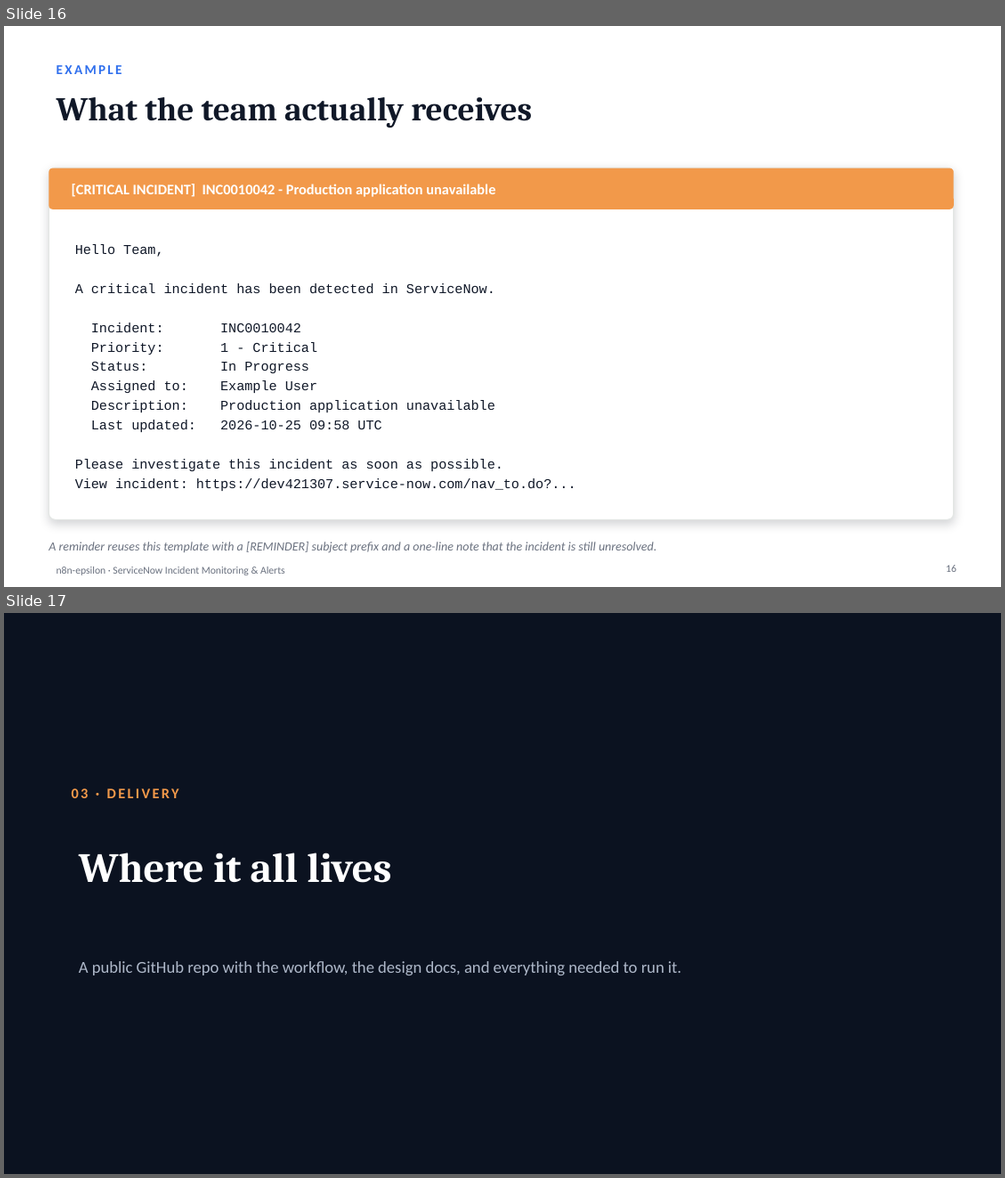
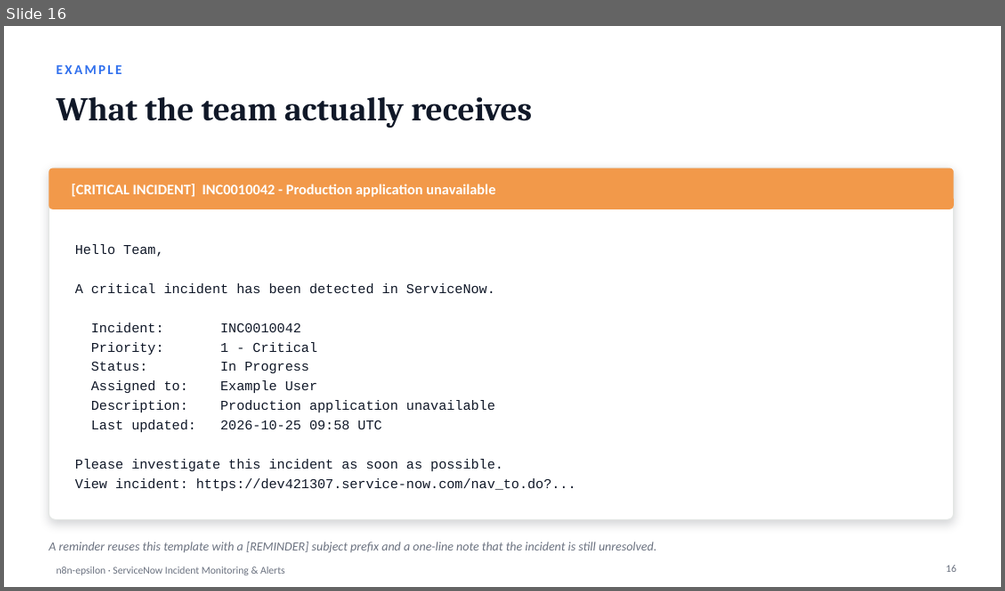
Before and after one commit to Chethan616/n8n-epsilon, a slide deck: n8n-epsilon-detailed.pptx. Shown one above the other, each under a label of ours: slides 16 and 17 before the commit, slide 16 after it. The pictures are 1005x1178 and 1005x591 pixels, drawn with LibreOffice and Linux fonts; fonts in the diff are those of the drawing. Boxes give left, top, right and bottom in pixels: in the first picture for what was removed or moved away, otherwise in the second. Text is boxed around its words. In the diff, an @@ line names an element or a change of style, - is before the commit and + after.

```diff
--- a/n8n-epsilon-detailed.pptx
+++ b/n8n-epsilon-detailed.pptx
@@ slide 17 removed at [4, 613, 1001, 1174], background #0B1220 @@
@@ text removed at [72, 788, 179, 798] @@
-03 · DELIVERY
@@ title removed at [79, 852, 391, 883] @@
-Where it all lives
@@ text removed at [79, 961, 681, 975] @@
-A public GitHub repo with the workflow, the design docs, and everything needed to run it.
```
Also in this commit, not shown: 3 slides changed.
